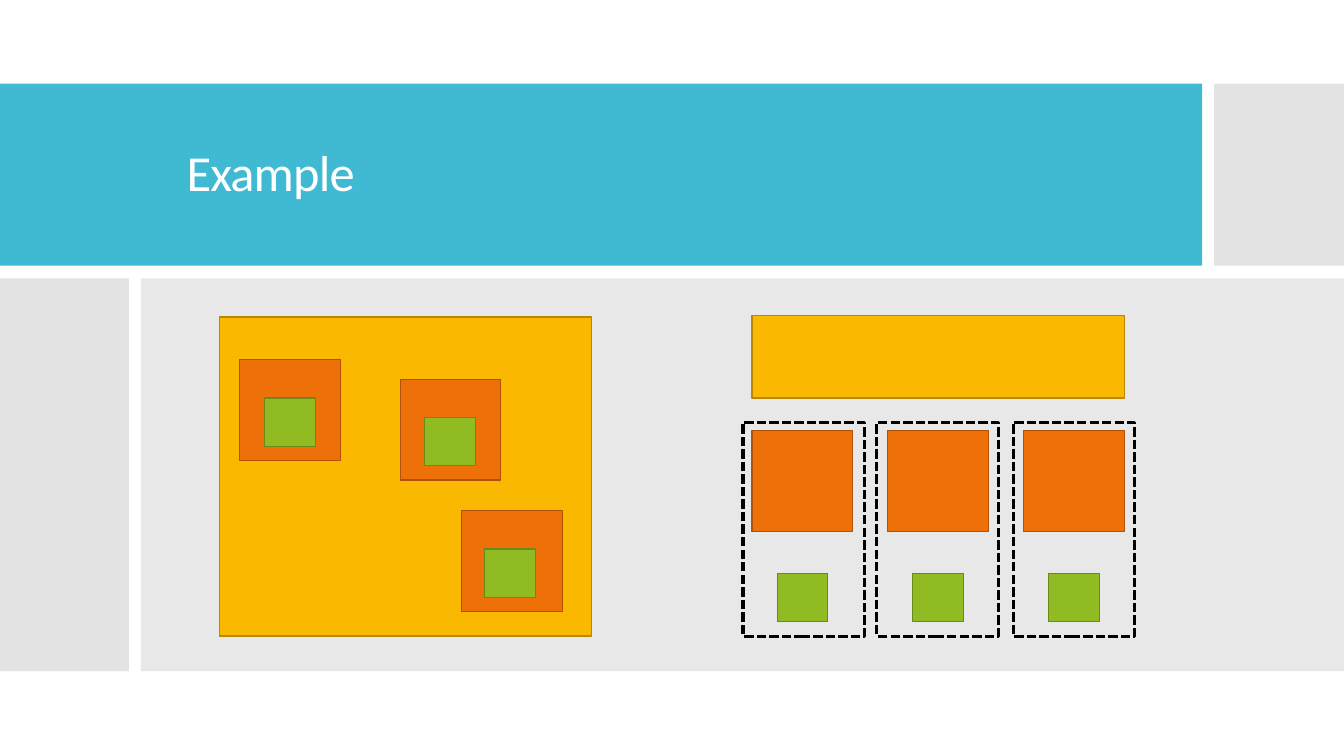
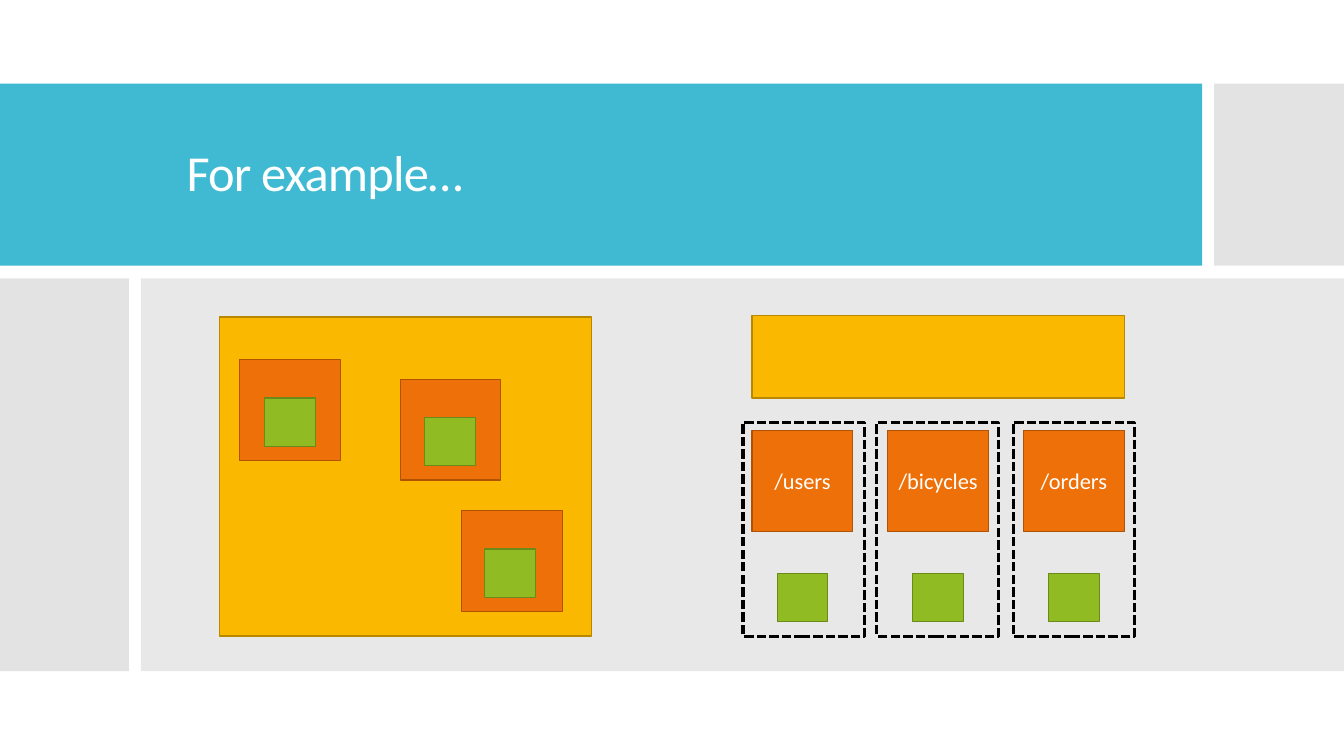
Before and after one commit to nathanagood/tccc2019, a slide deck: slide 10 of on-graceful-decomposition.pptx (slide 9 before the commit). Drawn at 1344x756 pixels with LibreOffice and Linux fonts; fonts in the diff are those of the drawing. Boxes give left, top, right and bottom in pixels: in the first picture for what was removed or moved away, otherwise in the second. Text is boxed around its words. In the diff, an @@ line names an element or a change of style, - is before the commit and + after.

```diff
--- a/on-graceful-decomposition.pptx
+++ b/on-graceful-decomposition.pptx
@@ title at (187, 156, 463, 199): text changed @@
-Example
+For example…
@@ text in rectangle at (774, 473, 830, 490): text added @@
+/users
@@ text in rectangle at (899, 473, 978, 493): text added @@
+/bicycles
@@ text in rectangle at (1041, 473, 1107, 490): text added @@
+/orders
```
Also in this commit, not shown: 5 other slides changed, 3 slides added.
